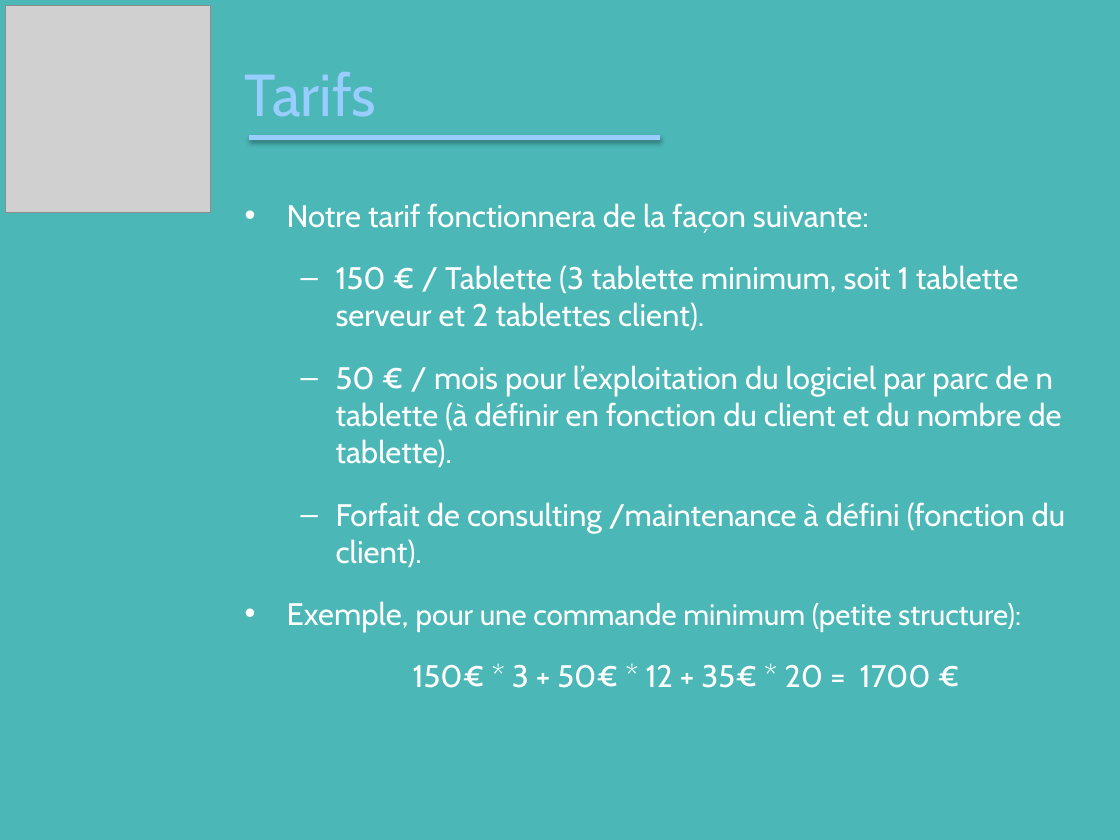
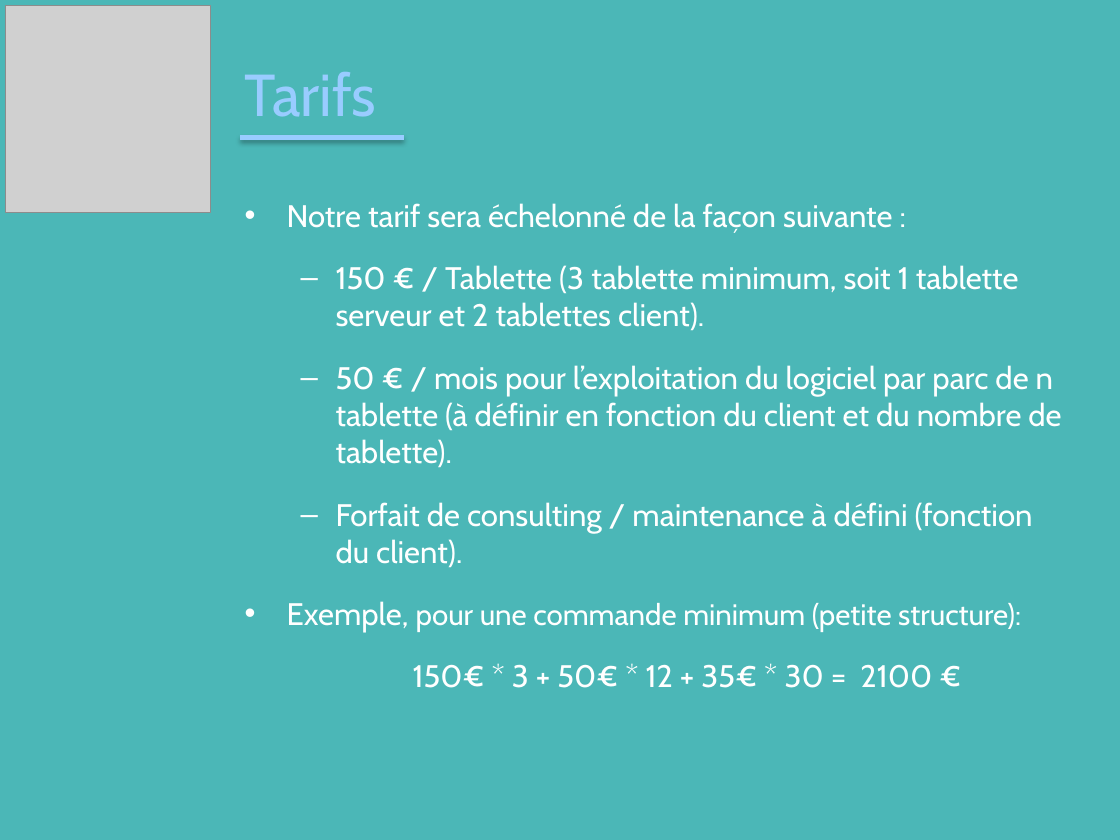
Before and after one commit to jminouflet/NightLife, a slide deck: slide 6 of PPT/Night Soft.pptx. Drawn at 1120x840 pixels with LibreOffice and Linux fonts; fonts in the diff are those of the drawing; grey boxes stand for pictures; background and template pictures are left out. Boxes give left, top, right and bottom in pixels: in the first picture for what was removed or moved away, otherwise in the second. Text is boxed around its words. In the diff, an @@ line names an element or a change of style, - is before the commit and + after.

```diff
--- a/PPT/Night Soft.pptx
+++ b/PPT/Night Soft.pptx
@@ line moved from (251, 138) - (659, 138) to (243, 138) - (401, 138) @@
@@ text at <box>287,203,892,233</box>: text changed @@
-• Notre tarif fonctionnera de la façon suivante:
+• Notre tarif sera échelonné de la façon suivante :
@@ text at <box>336,502,1033,568</box>: spaces changed @@
-  – Forfait de consulting /maintenance à défini (fonction du client).
+  – Forfait de consulting / maintenance à défini (fonction du client).
@@ text at <box>413,665,932,688</box>: text changed @@
-  150€ * 3 + 50€ * 12 + 35€ * 20 = 1700 €
+  150€ * 3 + 50€ * 12 + 35€ * 30 = 2100 €
```
Also in this commit, not shown: 5 other slides changed, 3 slides added, 1 slide removed, 2 other files.
